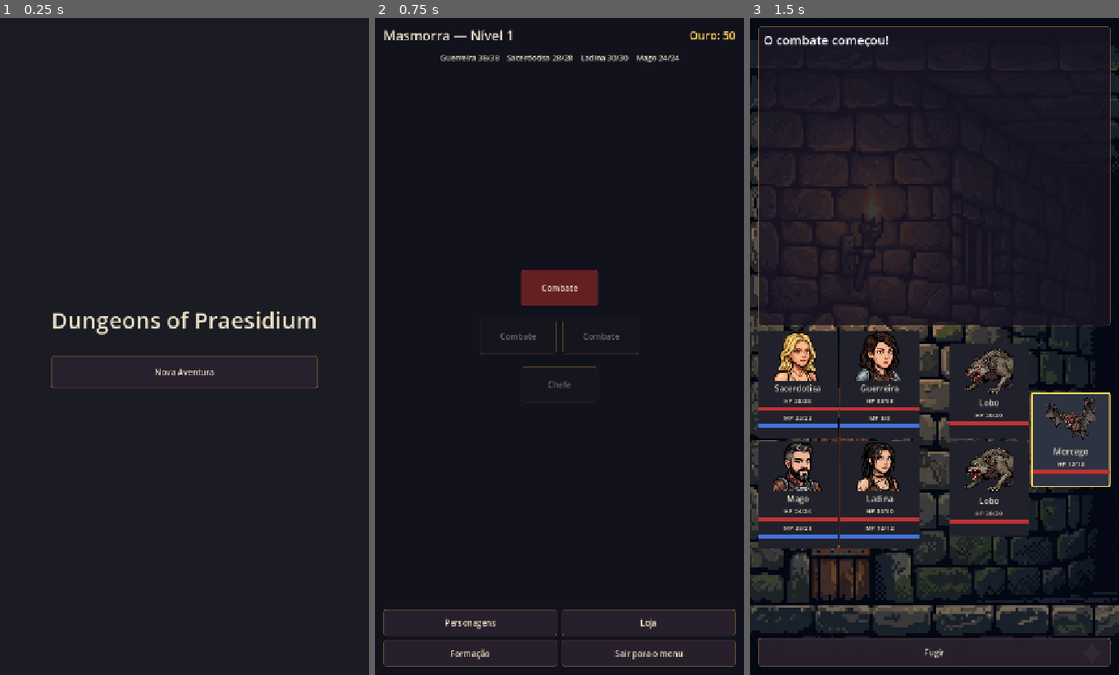
Above: before the commit, frames 1-3 (left to right).
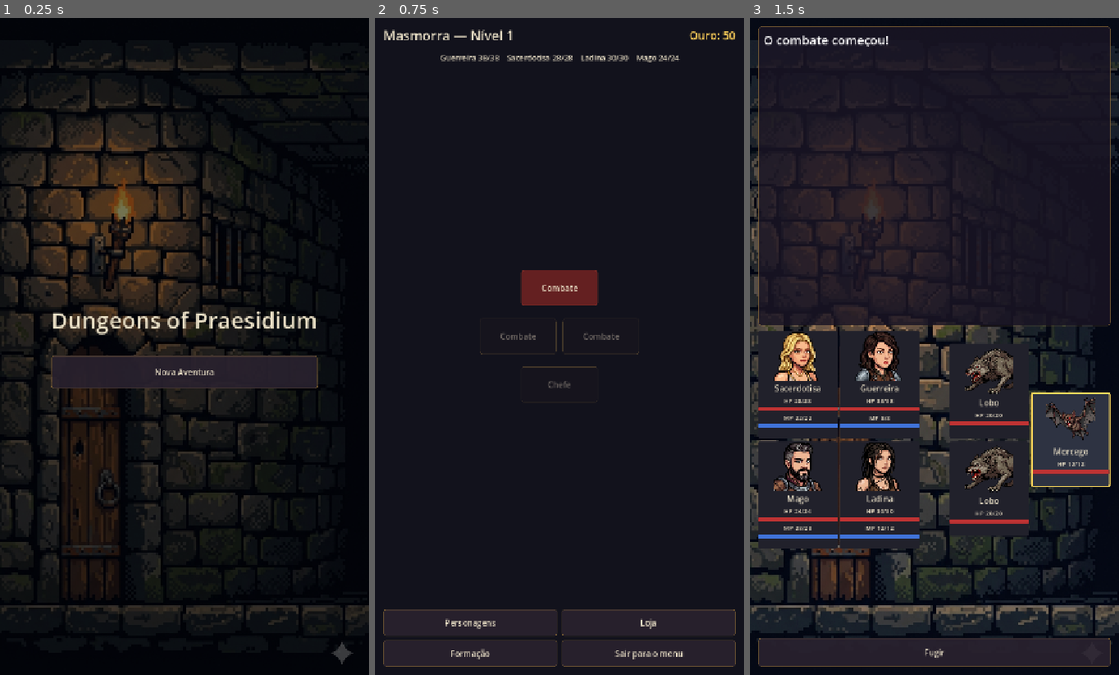
Above: after the commit, the same moments.

Repository: RoxtonRD/dungeon-rpg
Game: Godot game, scene res://scenes/main.tscn
The game is run twice, just before and just after one commit, with the same random seed, the same clock (stepped at 60 frames per second) and the same inputs.
Inputs:
- Up to frame 1 (0.25 s): no input
- Up to frame 2 (0.75 s): click "Nova Aventura" at 0.5 s
- Up to frame 3 (1.5 s): click "Combate" at 1.25 s

The runs differ from the first frame. In frame 1, 37% of the frame differs, in the area x 0-100%, y 0-100%; in frame 2, nothing differs; in frame 3, nothing differs.

Commit message:
polish(menu): atmospheric stone-wall background on main menu

Diff:
--- a/scenes/main.tscn
+++ b/scenes/main.tscn
@@ -1,6 +1,7 @@
-[gd_scene load_steps=2 format=3]
+[gd_scene load_steps=3 format=3]
 
 [ext_resource type="Script" path="res://scripts/main_menu.gd" id="1"]
+[ext_resource type="Texture2D" path="res://assets/backgrounds/bg_combat.png" id="2"]
 
 [node name="Main" type="Control"]
 layout_mode = 3
@@ -9,12 +10,16 @@
 anchor_bottom = 1.0
 script = ExtResource("1")
 
-[node name="Background" type="ColorRect" parent="."]
+[node name="Background" type="TextureRect" parent="."]
 layout_mode = 1
 anchors_preset = 15
 anchor_right = 1.0
 anchor_bottom = 1.0
-color = Color(0.105882, 0.109804, 0.137255, 1)
+mouse_filter = 2
+modulate = Color(0.45, 0.45, 0.45, 1)
+texture = ExtResource("2")
+expand_mode = 1
+stretch_mode = 6
 
 [node name="CenterContainer" type="CenterContainer" parent="."]
 layout_mode = 1
